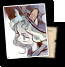
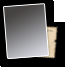
Comparing the layer stacks of the two w=65, h=67 images. Changes:
removed layer "Layer 3" over (4, 4, 48, 58)
removed layer "Layer 2" over (4, 4, 48, 58)
